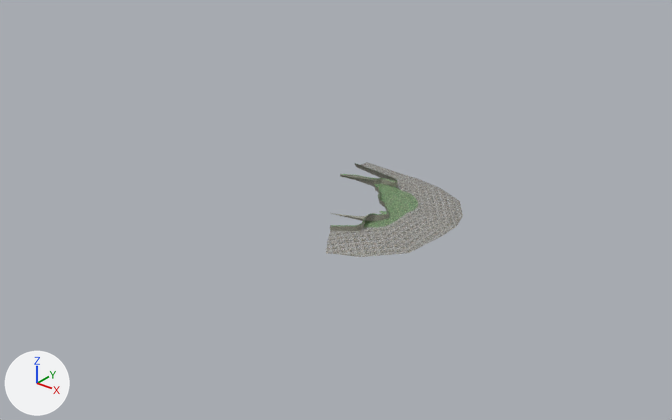
The Blender file Resources/Models/Scenes/lakeside_coast.blend as it was, and as the next commit left it.
Both versions are drawn from a 50 mm camera at (1029.0, -1410.0, 875.0) aimed at (-151.0, 65.0, -40.0). Every picture has the same lights, and +X, +Y and +Z are marked at lower left. The first picture is the older version.

The scene before the commit, as lines of its bpy script (objects in view):
```python
mat_cliff = principled_material('Cliff')
mat_cliff.texture = img_stone_a_png
mat_grass = principled_material('Grass')
mat_grass.texture = img_grass_a_png
mat_sand = principled_material('Sand')
mat_sand.texture = img_gravel_a_png
me_shore = bpy.data.meshes.new('Shore')
me_shore.from_pydata(...)  # 286 vertices, 284 faces; spans x -217.0..133.0, y -143.0..273.0, z -14.0..24.0
# faces by material slot: [171, 65, 48]
me_shore.materials.append(mat_grass)  # picture img_grass_a_png
me_shore.materials.append(mat_cliff)  # picture img_stone_a_png
me_shore.materials.append(mat_sand)  # picture img_gravel_a_png
ob_shore = bpy.data.objects.new('Shore', me_shore)
ob_shore.location = (0.0, 0.0, 0.0)
```
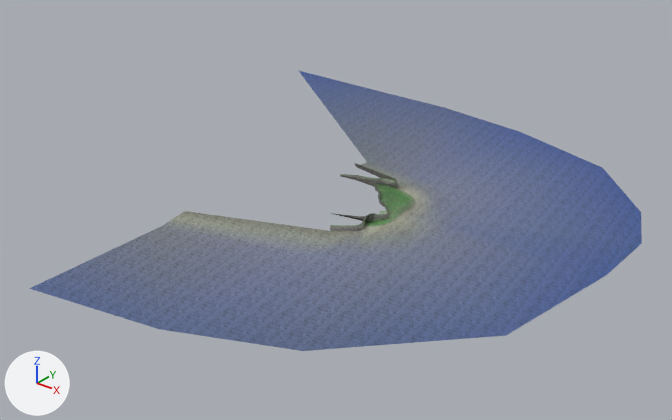
Where the change shows, as pixel boxes (x1, y1, x2, y2) in the pictures (672 x 420 px):
'Shore', recoloured, surface changed, reshaped (345% wider, 194% taller): before (326, 162, 463, 257); after (29, 70, 642, 351)
part 1 of me_shore, built on: before (326, 223, 370, 257); after (29, 70, 642, 351)
part 2 of me_shore, surface changed: (328, 162, 463, 257) in both
part 3 of me_shore, recoloured: (364, 188, 418, 228) in both

What changed in the scene script:
```text
Add img_grass_edge_a_png:
    img_grass_edge_a_png = load_image('grass_edge_A.png', '../../../Assets/Textures/Natural/grass_edge_A.png', 128, 128, 'sRGB')
Add img_sand_a_png:
    img_sand_a_png = load_image('sand_A.png', '../../../Assets/Textures/Natural/sand_A.png', 256, 256, 'sRGB')
Add img_stone_c_png:
    img_stone_c_png = load_image('stone_C.png', '../../../Assets/Textures/Natural/stone_C.png', 128, 128, 'sRGB')
Change mat_grass:
    add n1 = _N.new('ShaderNodeBsdfPrincipled'); n1.name = 'Principled BSDF'
    remove n1 = _N.new('ShaderNodeBsdfPrincipled'); n1.name = 'Principled BSDF'
    add n3 = _N.new('ShaderNodeMix'); n3.name = 'Mix'
    add n3.data_type = 'RGBA'
    add n3.blend_type = 'MULTIPLY'
    add n3.inputs[0].default_value = 1.0  # 'Factor'
    add n4 = _N.new('ShaderNodeVertexColor'); n4.name = 'Color Attribute'
    where n2 = _N.new('ShaderNodeTexImage'); n2.name = 'Image Texture'
    remove _L.new(n2.outputs[0], n1.inputs[0])  # 'Color' to 'Base Color'
    add _L.new(n3.outputs[2], n1.inputs[0])  # 'Result' to 'Base Color'
    add _L.new(n2.outputs[0], n3.inputs[6])  # 'Color' to 'A'
    add _L.new(n4.outputs[0], n3.inputs[7])  # 'Color' to 'B'
Change mat_cliff:
    add n3 = _N.new('ShaderNodeMix'); n3.name = 'Mix'
    add n3.data_type = 'RGBA'
    add n3.blend_type = 'MULTIPLY'
    add n3.inputs[0].default_value = 1.0  # 'Factor'
    add n4 = _N.new('ShaderNodeVertexColor'); n4.name = 'Color Attribute'
    where n2 = _N.new('ShaderNodeTexImage'); n2.name = 'Image Texture'
    n2.image: img_stone_a_png -> img_stone_c_png
    where n0 = _N.new('ShaderNodeBsdfPrincipled'); n0.name = 'Principled BSDF'
    remove _L.new(n2.outputs[0], n0.inputs[0])  # 'Color' to 'Base Color'
    add _L.new(n3.outputs[2], n0.inputs[0])  # 'Result' to 'Base Color'
    add _L.new(n4.outputs[0], n3.inputs[7])  # 'Color' to 'B'
    add _L.new(n2.outputs[0], n3.inputs[6])  # 'Color' to 'A'
Change mat_sand:
    add n3 = _N.new('ShaderNodeMix'); n3.name = 'Mix'
    add n3.data_type = 'RGBA'
    add n3.blend_type = 'MULTIPLY'
    add n3.inputs[0].default_value = 1.0  # 'Factor'
    add n4 = _N.new('ShaderNodeVertexColor'); n4.name = 'Color Attribute'
    where n2 = _N.new('ShaderNodeTexImage'); n2.name = 'Image Texture'
    n2.image: img_gravel_a_png -> img_sand_a_png
    where n0 = _N.new('ShaderNodeBsdfPrincipled'); n0.name = 'Principled BSDF'
    remove _L.new(n2.outputs[0], n0.inputs[0])  # 'Color' to 'Base Color'
    add _L.new(n3.outputs[2], n0.inputs[0])  # 'Result' to 'Base Color'
    add _L.new(n4.outputs[0], n3.inputs[7])  # 'Color' to 'B'
    add _L.new(n2.outputs[0], n3.inputs[6])  # 'Color' to 'A'
Add mat_coast:
    mat_coast = bpy.data.materials.new('Coast')
    # uses the picture img_grass_edge_a_png
Change me_shore:
    used by ob_shore; location = (0.0, 0.0, 0.0)
    remove me_shore.from_pydata(...)  # 286 vertices, 284 faces; spans x -217.0..133.0, y -143.0..273.0, z -14.0..24.0
    add me_shore.from_pydata(...)  # 301 vertices, 298 faces; spans x -827.0..467.0, y -595.0..734.0, z -15.0..24.0
    me_shore part 1
    1 vertex is removed from x -10.0, y -143.0, z -14.0
    2 faces are deleted
    16 vertices are added at x -827.0..467.0, y -595.0..734.0, z -15.0..-4.0
    1 new face joins them, mat_coast
    14 new faces join them, mat_sand
    1 new face joins them, mat_grass
    me_shore part 2: 217 kept faces spanning x -217.0..133.0, y -116.0..273.0, z -13.0..24.0 get new texture (UV) coordinates
    me_shore part 3: 30 faces spanning x -64.0..31.0, y -26.0..180.0, z -3.0..11.0 switch from mat_grass (picture img_grass_a_png) to mat_coast
```
